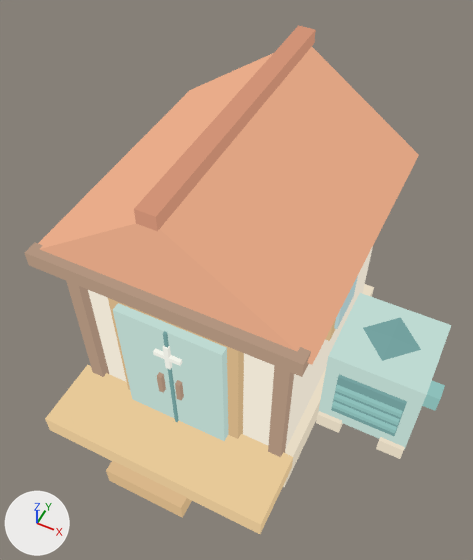
One commit to the glTF model art/exports/warehouse-cold.gltf: the scene before it, then after it.
Camera for both pictures: a camera (50 mm lens) standing at (0.8, -2.04, 3.29) and looking at (-0.16, -0.13, 0.9). Every picture has the same lights, and +X, +Y and +Z are marked at lower left. The picture after the commit comes second. Vertices at exactly the same position are counted once.

Objects in the first picture: 'warehouse-cold'.
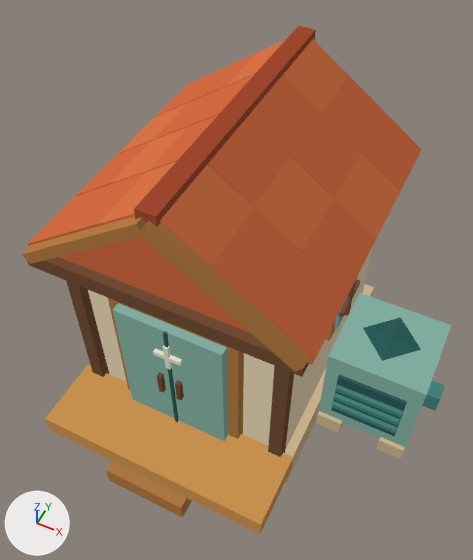
What changed in the scene script:
```text
Change me_warehouse_cold:
    used by ob_warehouse_cold; location = (0.0, 0.0, 0.0)
    remove me_warehouse_cold.from_pydata(...)  # 234 vertices, 348 faces; spans x -0.92..0.93, y -0.99..0.82, z 0.0..1.74
    add me_warehouse_cold.from_pydata(...)  # 498 vertices, 744 faces; spans x -0.93..0.93, y -0.99..0.82, z 0.0..1.74
    me_warehouse_cold part 1: a new loose piece, a box spanning x 0.352..0.377, y 0.047..0.072, z 0.72..0.96, in mat_bakedpalette
    me_warehouse_cold part 2: a new loose piece, a box spanning x 0.352..0.377, y -0.06..0.18, z 0.827..0.853, in mat_bakedpalette
    me_warehouse_cold part 3
    200 vertices are added at x -0.93..0.43, y -0.7..0.8, z 1.21..1.72
    8 new vertices lie (0.0, 0.07, 0.0) away from vertices in x -0.91..0.41, y -0.7, z 1.21..1.71
    312 new faces join them
    me_warehouse_cold part 4: 348 kept faces spanning x -0.92..0.93, y -0.99..0.82, z 0.0..1.74 get new vertex colours
    other edits to the shape of me_warehouse_cold do not show in these pictures
```

Location of each change, (x1, y1, x2, y2) in pixels of the pictures (473 x 560 px):
'warehouse-cold', reshaped: before (25, 26, 451, 534); after (22, 26, 451, 534)
part 1 of me_warehouse_cold, added: after (344, 280, 356, 316)
part 2 of me_warehouse_cold, added: after (338, 280, 360, 317)
part 3 of me_warehouse_cold, added (brown): after (22, 39, 422, 372)
part 4 of me_warehouse_cold, recoloured (darker): (27, 26, 451, 534) in both
